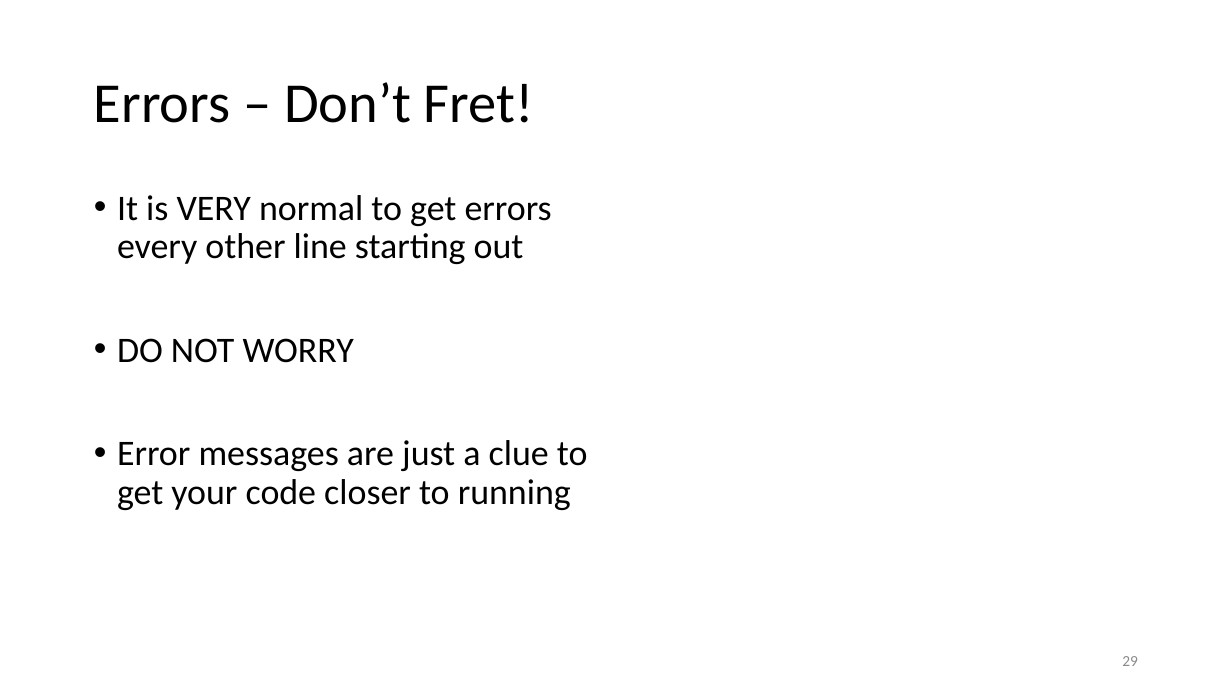
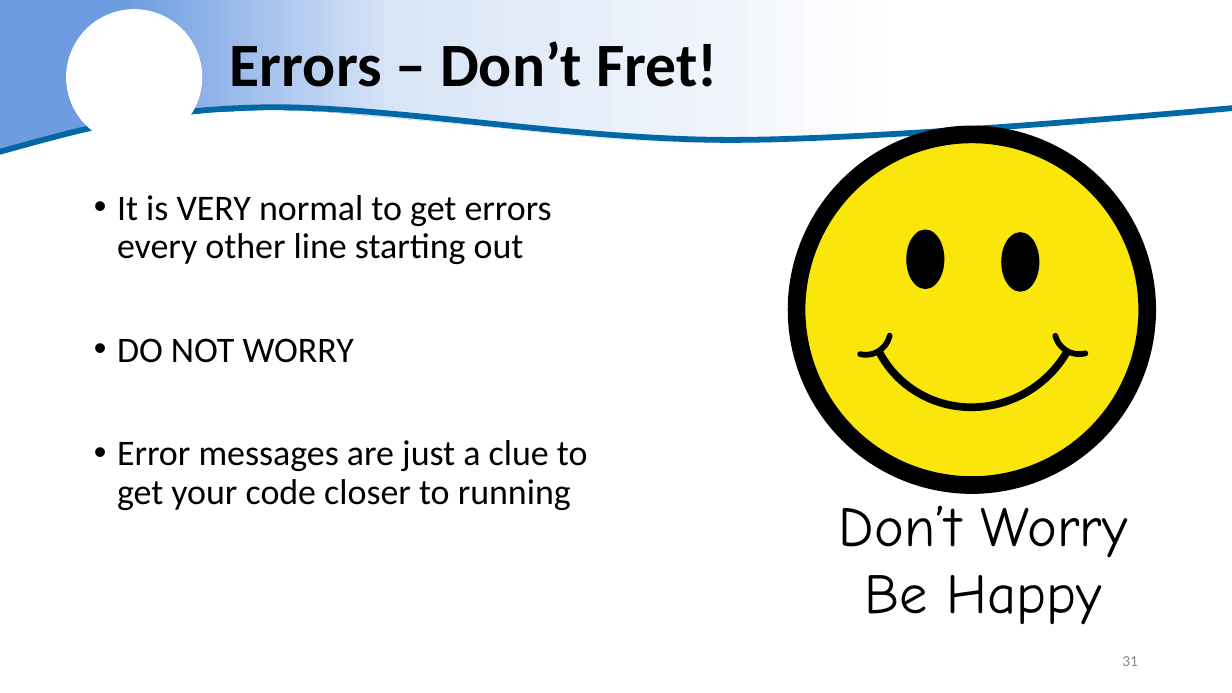
Before and after one commit to justinpriest/ADFG_R_Intro_Workshop, a slide deck: slide 31 of presentations/5 – Reading Real Data.pptx (slide 29 before the commit). Drawn at 1232x693 pixels with LibreOffice and Linux fonts; fonts in the diff are those of the drawing; background and template pictures are left out. Boxes give left, top, right and bottom in pixels: in the first picture for what was removed or moved away, otherwise in the second. Text is boxed around its words. In the diff, an @@ line names an element or a change of style, - is before the commit and + after.

```diff
--- a/presentations/5 – Reading Real Data.pptx
+++ b/presentations/5 – Reading Real Data.pptx
@@ freeform shape added at [0,0,1232,152], fill gradient #6D9CE1 to #D9E5F7 to #FFFFFF @@
@@ ellipse added at [67,9,202,145], fill #FFFFFF @@
@@ title "Errors – Don’t Fret!": place and size @@
-title "Errors – Don’t Fret!" at [94,82,534,123]
+title "Errors – Don’t Fret!" at [230,35,717,101]
@@ title "Errors – Don’t Fret!" at [230,35,717,101]: size 44 to 48 pt, bold on @@
@@ freeform shape added at [0,107,1232,152], outline #DAE3F3 4.5 pt @@
@@ group added at [797,134,1148,485]: 3 ellipses, 3 arc (boxed as its full ellipse)s @@
@@ text added at [839,505,1128,624], 44 pt, text #000000 @@
+Don’t Worry
+Be Happy
@@ page number at [1122,656,1138,666]: text changed @@
-29
+31
```
Also in this commit, not shown: 34 other slides changed, 2 slides added, 2 other files.
